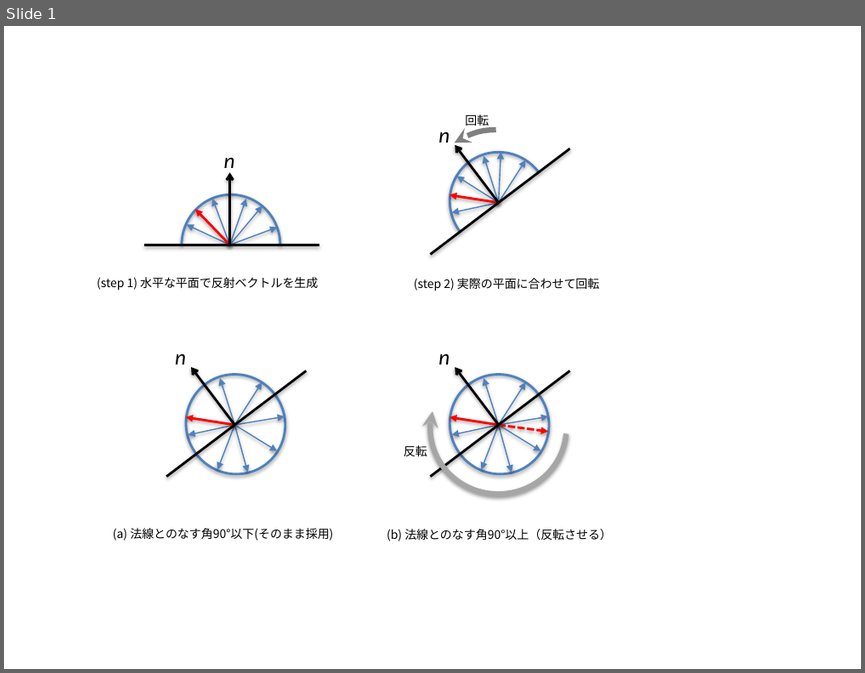
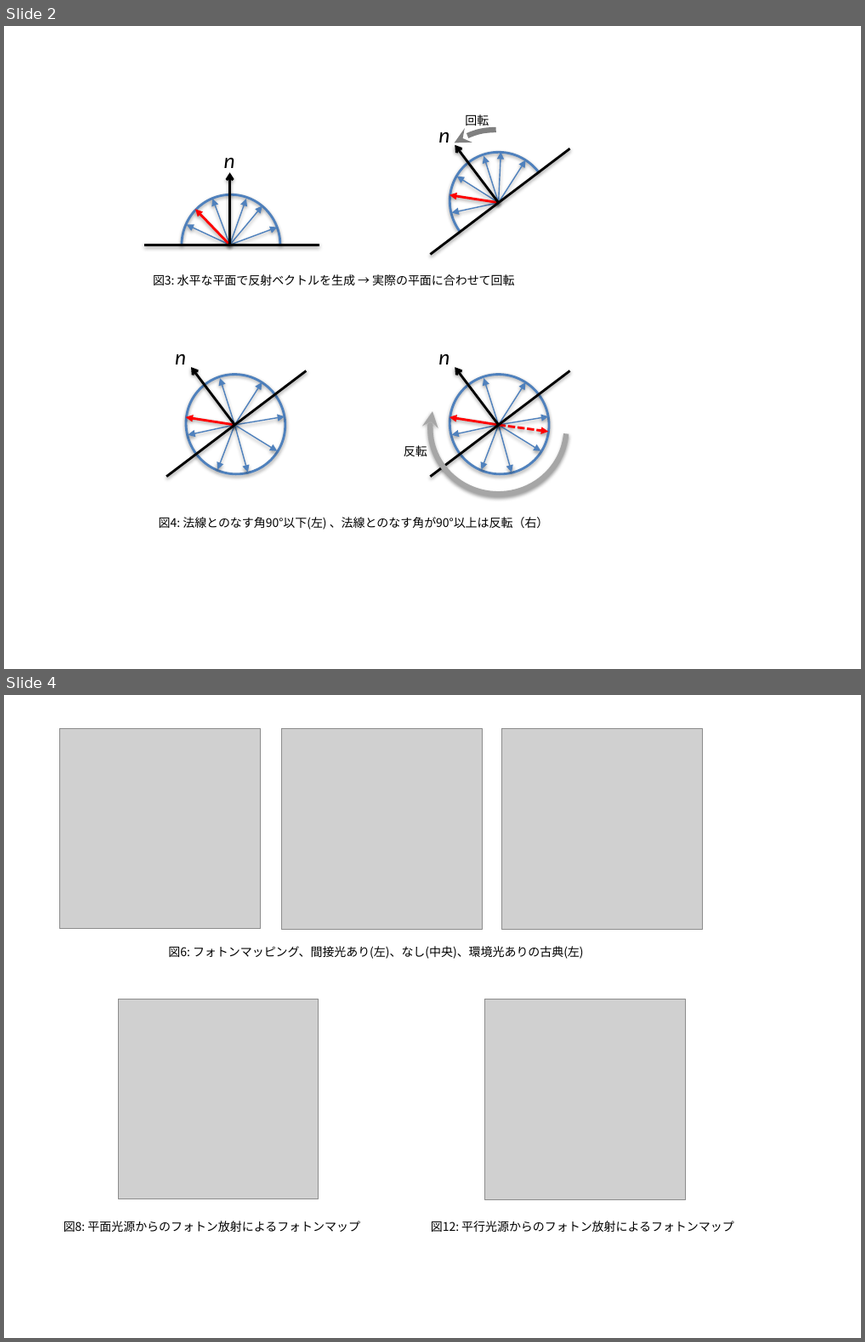
Before and after one commit to eijian/blog, a slide deck: articles/201706/figure-20170616.pptx. Shown one above the other, each under a label of ours: slide 1 before the commit, slides 2 and 4 after it; the slides between them are not shown. The pictures are 865x673 and 865x1342 pixels, drawn with LibreOffice and Linux fonts; fonts in the diff are those of the drawing; grey boxes stand for pictures. Boxes give left, top, right and bottom in pixels: in the first picture for what was removed or moved away, otherwise in the second. Text is boxed around its words. In the diff, an @@ line names an element or a change of style, - is before the commit and + after.

```diff
--- a/articles/201706/figure-20170616.pptx
+++ b/articles/201706/figure-20170616.pptx
@@ slide 4 added at (x1=4, y1=695, x2=861, y2=1338), background #FFFFFF @@
@@ picture added at (x1=60, y1=728, x2=260, y2=929) @@
@@ picture added at (x1=282, y1=728, x2=482, y2=929) @@
@@ picture added at (x1=502, y1=728, x2=703, y2=929) @@
@@ text added at (x1=168, y1=946, x2=584, y2=959), 10 pt, text #000000 @@
+図6: フォトンマッピング、間接光あり(左)、なし(中央)、環境光ありの古典(左)
@@ picture added at (x1=118, y1=998, x2=318, y2=1199) @@
@@ picture added at (x1=484, y1=998, x2=685, y2=1199) @@
@@ text added at (x1=64, y1=1220, x2=360, y2=1231), 10 pt, text #000000 @@
+図8: 平面光源からのフォトン放射によるフォトンマップ
@@ text added at (x1=431, y1=1220, x2=734, y2=1231), 10 pt, text #000000 @@
+図12: 平行光源からのフォトン放射によるフォトンマップ
@@ what was slide 1 is now slide 2 @@
@@ slide 2 changed as well @@
@@ text at (x1=153, y1=274, x2=514, y2=285): text changed @@
-(step 1) 水平な平面で反射ベクトルを生成
+図3: 水平な平面で反射ベクトルを生成 → 実際の平面に合わせて回転
@@ text removed at (x1=414, y1=278, x2=599, y2=291) @@
-(step 2) 実際の平面に合わせて回転
@@ text at (x1=159, y1=516, x2=549, y2=529): text changed @@
-(a) 法線とのなす角90°以下(そのまま採用)
+図4: 法線とのなす角90°以下(左) 、法線とのなす角が90°以上は反転（右）
@@ text removed at (x1=386, y1=528, x2=612, y2=541) @@
-(b) 法線とのなす角90°以上（反転させる）
```
Also in this commit, not shown: 2 other slides changed, 2 other slides added, 17 other files.
